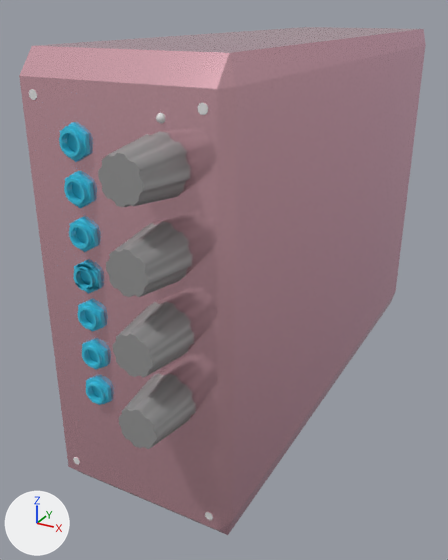
An edit to the Blender file Blender/Week 14.blend, drawn before and after from the same camera.
The view is the same before and after, from a 50 mm lens placed at (-3.696, 0.256, 1.954), pointed at (-4.239, 1.243, 1.461). Arrows for +X, +Y and +Z are at lower left; the lights stay in place. The picture after the commit comes second.

In view in the first picture: 'Dual Looping Delay Base.003', 'Feeback1.006', 'Feeback1.007', 'Feeback1.008', 'Feeback1.009', 'Input 1.073', 'Input 1.074', 'Input 1.075', 'Input 1.076', 'Input 1.078', 'Input 1.079', 'Input 1.080', 'Sphere.001' and 3 more.
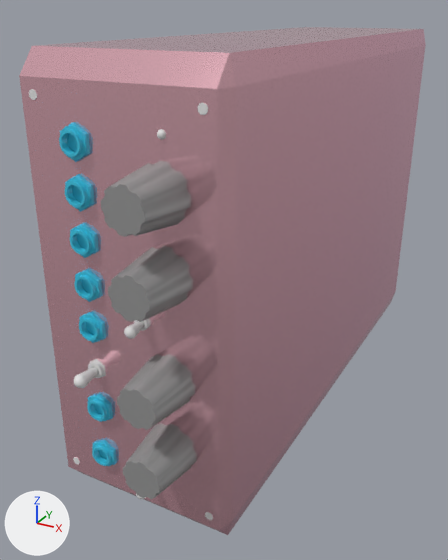
Where the change shows, as pixel boxes (x1, y1, x2, y2) in the pictures (448 x 560 px):
'Feeback1.009', moved
    before: (98, 131, 190, 207)
    after: (101, 161, 191, 237)
'Feeback1.007', moved
    before: (113, 302, 194, 378)
    after: (117, 354, 195, 430)
'Feeback1.006', moved
    before: (119, 373, 196, 449)
    after: (123, 423, 197, 499)
'Feeback1.008', moved
    before: (106, 221, 192, 297)
    after: (108, 246, 193, 322)
'Input 1.079', moved
    before: (82, 339, 109, 370)
    after: (87, 393, 113, 422)
'Input 1.080', moved
    before: (86, 376, 112, 405)
    after: (92, 439, 117, 466)
'Input 1.078', moved
    before: (78, 300, 105, 331)
    after: (79, 311, 106, 343)
'Input 1.074', moved
    before: (69, 217, 98, 252)
    after: (70, 223, 99, 258)
'Input 1.075', moved
    before: (64, 171, 94, 208)
    after: (65, 174, 95, 212)
'Input 1.073', deleted (cyan)
    before: (74, 260, 102, 294)
'Input 1.077', moved (not visible before)
    after: (74, 269, 103, 302)
'Sphere.004', added
    after: (74, 367, 98, 388)
'Sphere.002', added
    after: (124, 321, 144, 339)
'Sphere.001', moved
    before: (156, 113, 165, 123)
    after: (157, 129, 166, 140)
'Cylinder.014', added
    after: (88, 361, 104, 378)
'Cylinder.016', added
    after: (134, 318, 151, 331)
'Cylinder.015', added
    after: (90, 359, 106, 378)

Edits to the bpy script that builds the scene:
```text
Add me_sphere_006:
    me_sphere_006.from_pydata(...)  # 182 vertices, 192 faces; spans x -0.98..0.98, y -0.98..0.98, z -3.13..1.0
Add me_cylinder_107:
    me_cylinder_107.from_pydata(...)  # 181 vertices, 166 faces; spans x -0.99..0.99, y -0.98..1.0, z -1.14..1.0
Add me_cylinder_108:
    me_cylinder_108.from_pydata(...)  # a 6-sided cylinder along z spanning x -0.87..0.87, y -1.0..1.0, z -1.0..1.0
Change ob_feeback1_009:
    ob_feeback1_009.location: (-4.114, 0.822, 1.782) -> (-4.114, 0.822, 1.748)
Change ob_feeback1_008:
    ob_feeback1_008.location: (-4.114, 0.822, 1.672) -> (-4.114, 0.822, 1.64)
Change ob_feeback1_007:
    ob_feeback1_007.location: (-4.114, 0.822, 1.563) -> (-4.114, 0.822, 1.483)
Change ob_feeback1_006:
    ob_feeback1_006.location: (-4.114, 0.822, 1.453) -> (-4.114, 0.822, 1.368)
Change ob_input_1_075:
    ob_input_1_075.location: (-4.244, 0.862, 1.736) -> (-4.244, 0.862, 1.731)
Change ob_input_1_074:
    ob_input_1_074.location: (-4.244, 0.862, 1.674) -> (-4.244, 0.862, 1.665)
Remove ob_input_1_073:
    ob_input_1_073 = bpy.data.objects.new('Input 1.073', me_cylinder_100)
    ob_input_1_073.location = (-4.244, 0.862, 1.612)
    ob_input_1_073.rotation_euler = (1.571, 0.0, 0.0)  # degrees (90, 0, 0)
    ob_input_1_073.scale = (0.0247, 0.0247, 0.00324)
Change ob_sphere_001:
    ob_sphere_001.location: (-4.112, 0.863, 1.837) -> (-4.112, 0.863, 1.819)
Change ob_input_1_077:
    ob_input_1_077.location: (-4.244, 0.862, 1.612) -> (-4.244, 0.862, 1.599)
Change ob_input_1_078:
    ob_input_1_078.location: (-4.244, 0.862, 1.551) -> (-4.244, 0.862, 1.533)
Change ob_input_1_079:
    ob_input_1_079.location: (-4.244, 0.862, 1.488) -> (-4.244, 0.862, 1.394)
Change ob_input_1_080:
    ob_input_1_080.location: (-4.244, 0.862, 1.425) -> (-4.244, 0.862, 1.308)
Add ob_sphere_002:
    ob_sphere_002 = bpy.data.objects.new('Sphere.002', me_sphere_006)
    ob_sphere_002.location = (-4.151, 0.83, 1.564)
    ob_sphere_002.rotation_euler = (1.571, 0.0, 0.0941)  # degrees (90, 0, 5.4)
    ob_sphere_002.scale = (0.00911, 0.00911, 0.00911)
Add ob_cylinder_016:
    ob_cylinder_016 = bpy.data.objects.new('Cylinder.016', me_cylinder_107)
    ob_cylinder_016.location = (-4.153, 0.858, 1.564)
    ob_cylinder_016.rotation_euler = (1.571, 0.0, 0.0)  # degrees (90, 0, 0)
    ob_cylinder_016.scale = (0.0107, 0.0107, 0.00409)
Add ob_cylinder_015:
    ob_cylinder_015 = bpy.data.objects.new('Cylinder.015', me_cylinder_108)
    ob_cylinder_015.location = (-4.244, 0.864, 1.462)
    ob_cylinder_015.rotation_euler = (1.571, 0.0, 0.0)  # degrees (90, 0, 0)
    ob_cylinder_015.scale = (0.0165, 0.0165, 0.00195)
Add ob_sphere_004:
    ob_sphere_004 = bpy.data.objects.new('Sphere.004', me_sphere_006)
    ob_sphere_004.location = (-4.244, 0.825, 1.462)
    ob_sphere_004.rotation_euler = (1.571, 0.0, 0.0)  # degrees (90, 0, 0)
    ob_sphere_004.scale = (0.0111, 0.0111, 0.0111)
Add ob_cylinder_014:
    ob_cylinder_014 = bpy.data.objects.new('Cylinder.014', me_cylinder_107)
    ob_cylinder_014.location = (-4.244, 0.86, 1.463)
    ob_cylinder_014.rotation_euler = (1.571, 0.0, 0.0)  # degrees (90, 0, 0)
    ob_cylinder_014.scale = (0.013, 0.013, 0.00498)
```
